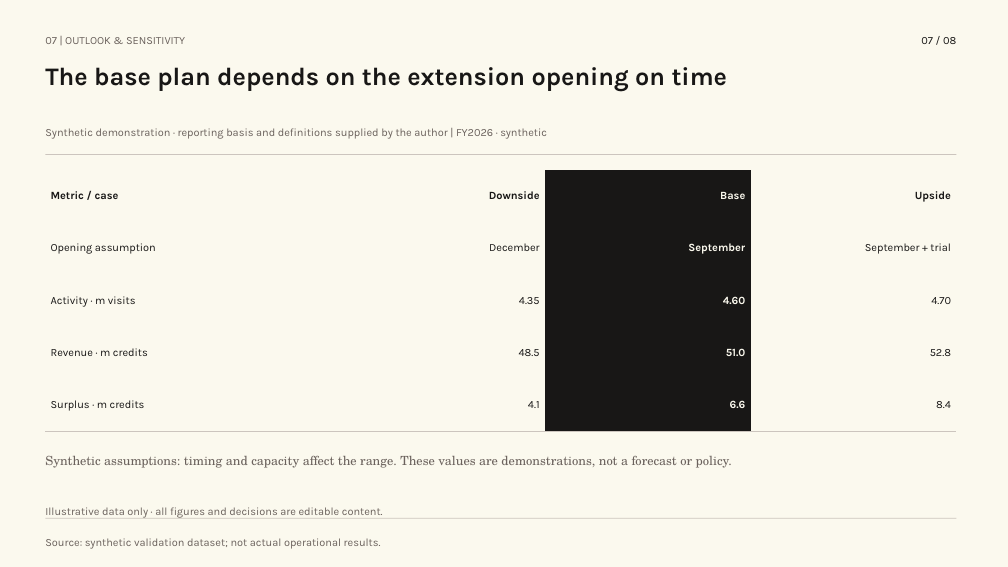
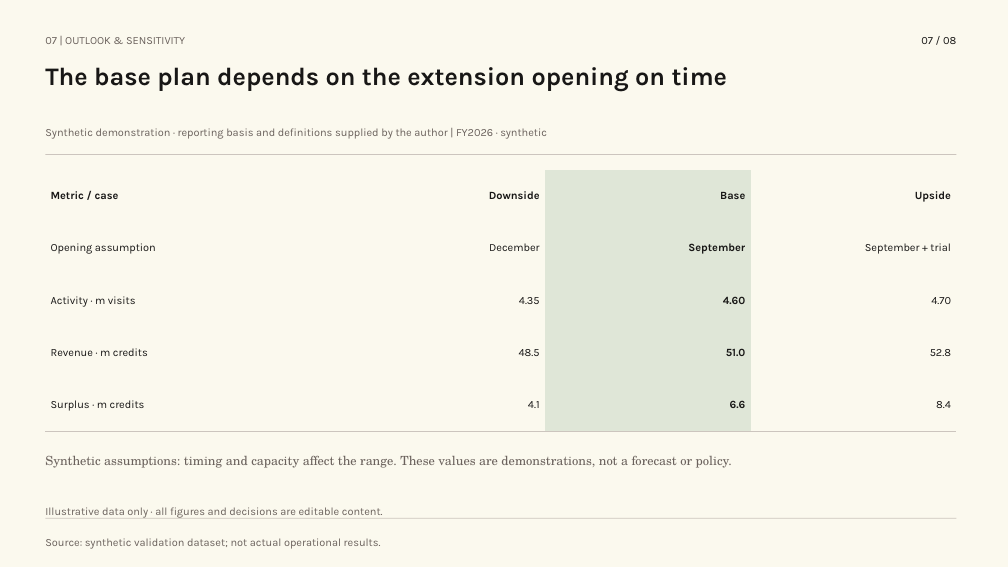
Before and after one commit to hustcer/pptx-nova, a slide deck: slide 7 of pptx-nova/assets/examples/deckkits/amber-ledger/deck.pptx. Drawn at 1008x567 pixels with LibreOffice and Linux fonts; fonts in the diff are those of the drawing. Boxes give left, top, right and bottom in pixels: in the first picture for what was removed or moved away, otherwise in the second. Text is boxed around its words. In the diff, an @@ line names an element or a change of style, - is before the commit and + after.

Commit message:
feat(pptx-nova): refine amber-ledger visual language
- Separate charcoal text from sage evidence fills and synchronize chart legends.
- Replace gray cover discs with an editable amber ring and sage medallion.
- Add light matrix tones with legacy aliases and derive round trend-axis ticks.
- Refresh the eight-slide showcase, design contracts, catalog and review guidance.
- Add palette, legend, cover-boundary and numeric-scale regression coverage.
- Validate all 16 layouts, density and mixed-language probes, source content,
  canonical renders, package integrity and PowerPoint clean-open.
- Pass 28 targeted tests, smoke, public audit and showcase reproducibility;
  retain the unrelated full-suite failure for the missing just list recipe.
- Remove obsolete Amber Ledger migration-report references as requested.

```diff
--- a/pptx-nova/assets/examples/deckkits/amber-ledger/deck.pptx
+++ b/pptx-nova/assets/examples/deckkits/amber-ledger/deck.pptx
@@ table at (45, 170, 957, 431) @@
@@ fill #181716 to #DFE6D7 in 5 cells @@
@@ text colour #FBF9EE to #181716 in "Base", "September", "4.60", "51.0" and 1 more places @@
```
Also in this commit, not shown: 5 other slides changed, 17 other files.
